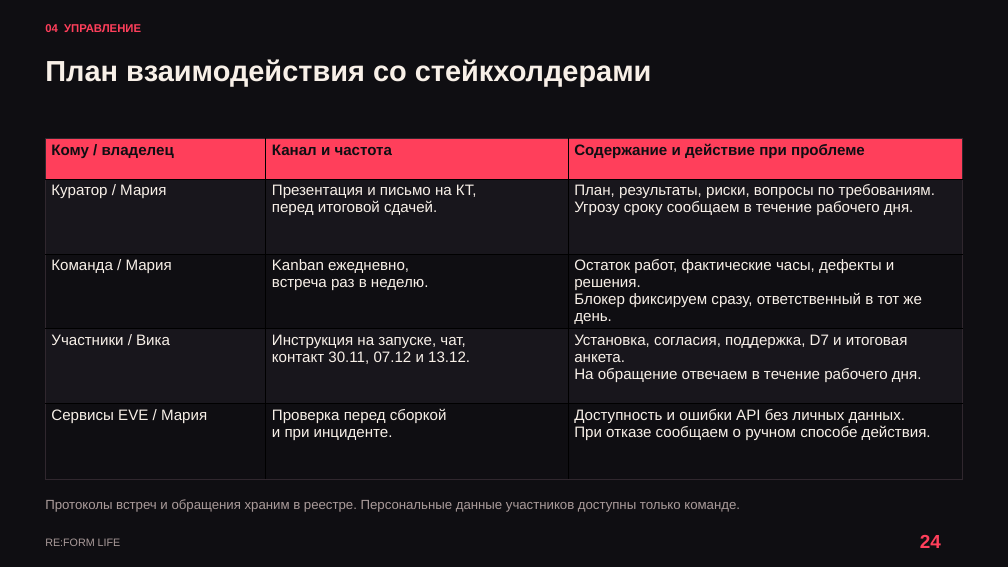
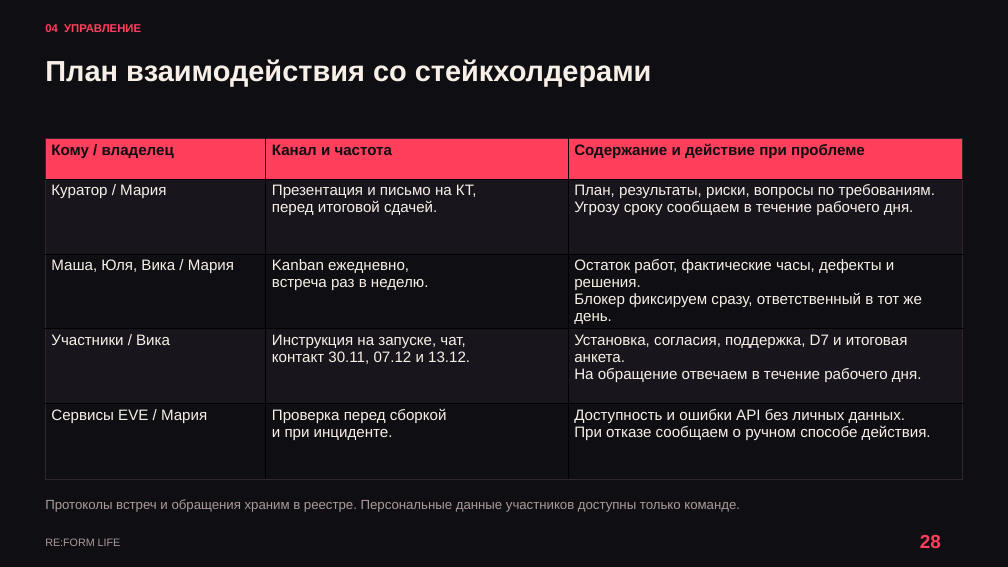
Before and after one commit to kartaamigo/RE-FORM-LIFE, a slide deck: slide 28 of docs/project-plan/RE_FORM_LIFE_Reviewed_Design.pptx (slide 24 before the commit). Drawn at 1008x567 pixels with LibreOffice and Linux fonts; fonts in the diff are those of the drawing. Boxes give left, top, right and bottom in pixels: in the first picture for what was removed or moved away, otherwise in the second. Text is boxed around its words. In the diff, an @@ line names an element or a change of style, - is before the commit and + after.

```diff
--- a/docs/project-plan/RE_FORM_LIFE_Reviewed_Design.pptx
+++ b/docs/project-plan/RE_FORM_LIFE_Reviewed_Design.pptx
@@ table at box(45, 138, 963, 478) @@
-row 3, column 1: Команда / Мария
+row 3, column 1: Маша, Юля, Вика / Мария
@@ text at box(920, 535, 941, 548): text changed @@
-24
+28
```
Also in this commit, not shown: 20 other slides changed, 7 slides added, 2 slides removed, 3 other files.
